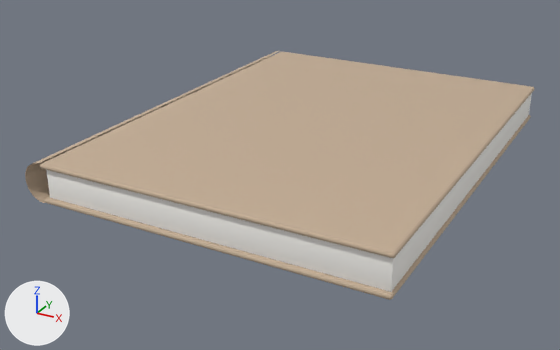
An edit to the glTF model frontend/public/models/album/photo-side--portrait.glb, drawn before and after from the same camera.
Camera for both pictures: a 50 mm camera at (0.293, -0.606, 0.257) aimed at (-0.025, -0.026, -0.033). The axes (+X, +Y, +Z) are drawn at lower left. The lights are the same throughout. The first picture is the older version. Vertices at exactly the same position are counted once.

The first picture shows 'CoverBack', 'CoverFront', 'Decal', 'Pages', 'Spine'.
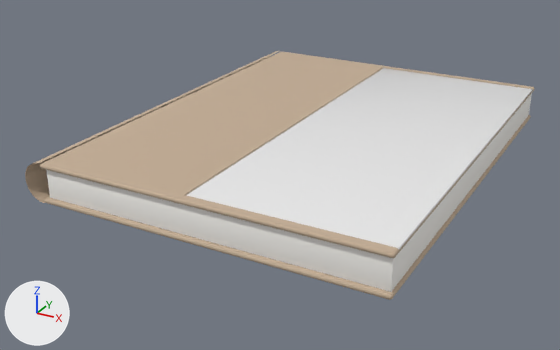
Changed parts and their boxes [x1, y1, x2, y2] in the pictures (560 x 350 px):
```json
{"object": "Photo", "change": "added", "after": [187, 88, 533, 250]}
{"part": 1, "of": "me_coverfront", "change": "cut back", "before": [183, 65, 534, 252], "after": [183, 65, 534, 252]}
```

Edits to the scene script, one JSON object a line:
```json
{"op": "add", "block": "mat_photo", "code": ["mat_photo = principled_material('Photo')", "mat_photo.base_color = (0.85, 0.85, 0.85)  # white #ededed", "mat_photo.roughness = 0.15"]}
{"block": "me_coverfront", "where": "# used by ob_coverfront; location = (0.0018, 0.0, 0.0152)"}
{"op": "remove", "block": "me_coverfront", "code": "me_coverfront.from_pydata(...)  # 296 vertices, 588 faces; spans x -0.15..0.15, y -0.2..0.2, z -0.002..0.002"}
{"op": "add", "block": "me_coverfront", "code": "me_coverfront.from_pydata(...)  # 318 vertices, 632 faces; spans x -0.15..0.15, y -0.2..0.2, z -0.002..0.002"}
{"block": "me_coverfront", "change": "me_coverfront part 1"}
{"block": "me_coverfront", "change": "30 faces are deleted"}
{"block": "me_coverfront", "change": "5 vertices are added at (-0.015, -0.192, 0.0), (-0.015, 0.192, 0.0), (0.15, 0.192, 0.0), (-0.015, 0.192, 0.002), (-0.015, -0.192, 0.002)"}
{"block": "me_coverfront", "change": "9 new vertices lie (0.0, 0.006, 0.0) away from vertices in x 0.148..0.15, y -0.198, z 0.0..0.002"}
{"block": "me_coverfront", "change": "8 new vertices lie (0.0, -0.006, 0.0) away from vertices in x 0.148..0.15, y 0.198, z 0.0..0.002"}
{"block": "me_coverfront", "change": "74 new faces join them"}
{"op": "add", "block": "me_photo", "code": ["me_photo = bpy.data.meshes.new('Photo')", "me_photo.from_pydata(...)  # 152 vertices, 300 faces; spans x -0.082..0.082, y -0.192..0.192, z -0.001..0.001", "me_photo.materials.append(mat_photo)  # white #ededed"]}
{"op": "add", "block": "ob_photo", "code": ["ob_photo = bpy.data.objects.new('Photo', me_photo)", "ob_photo.location = (0.0693, 0.0, 0.016)"]}
```
